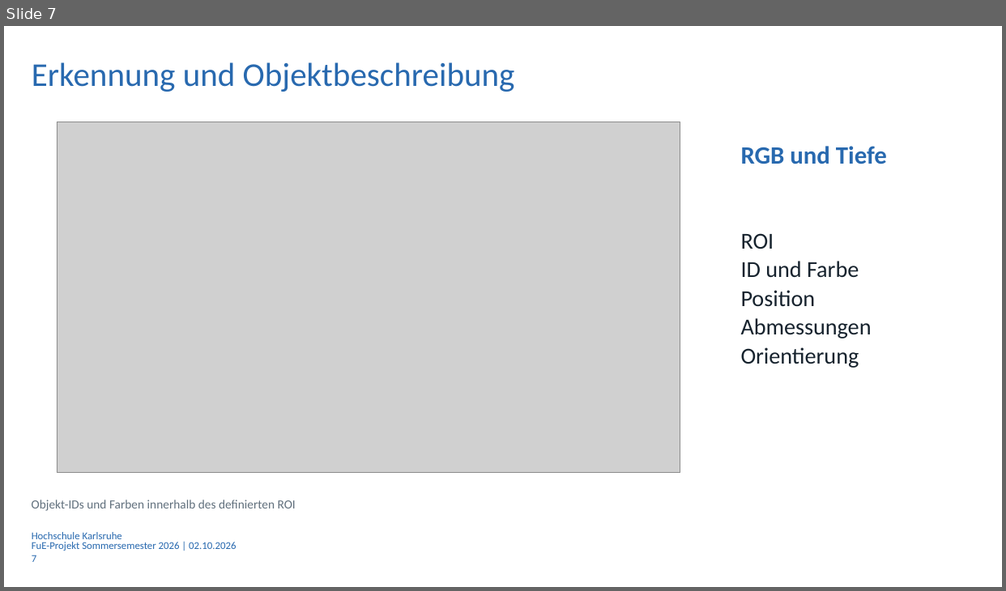
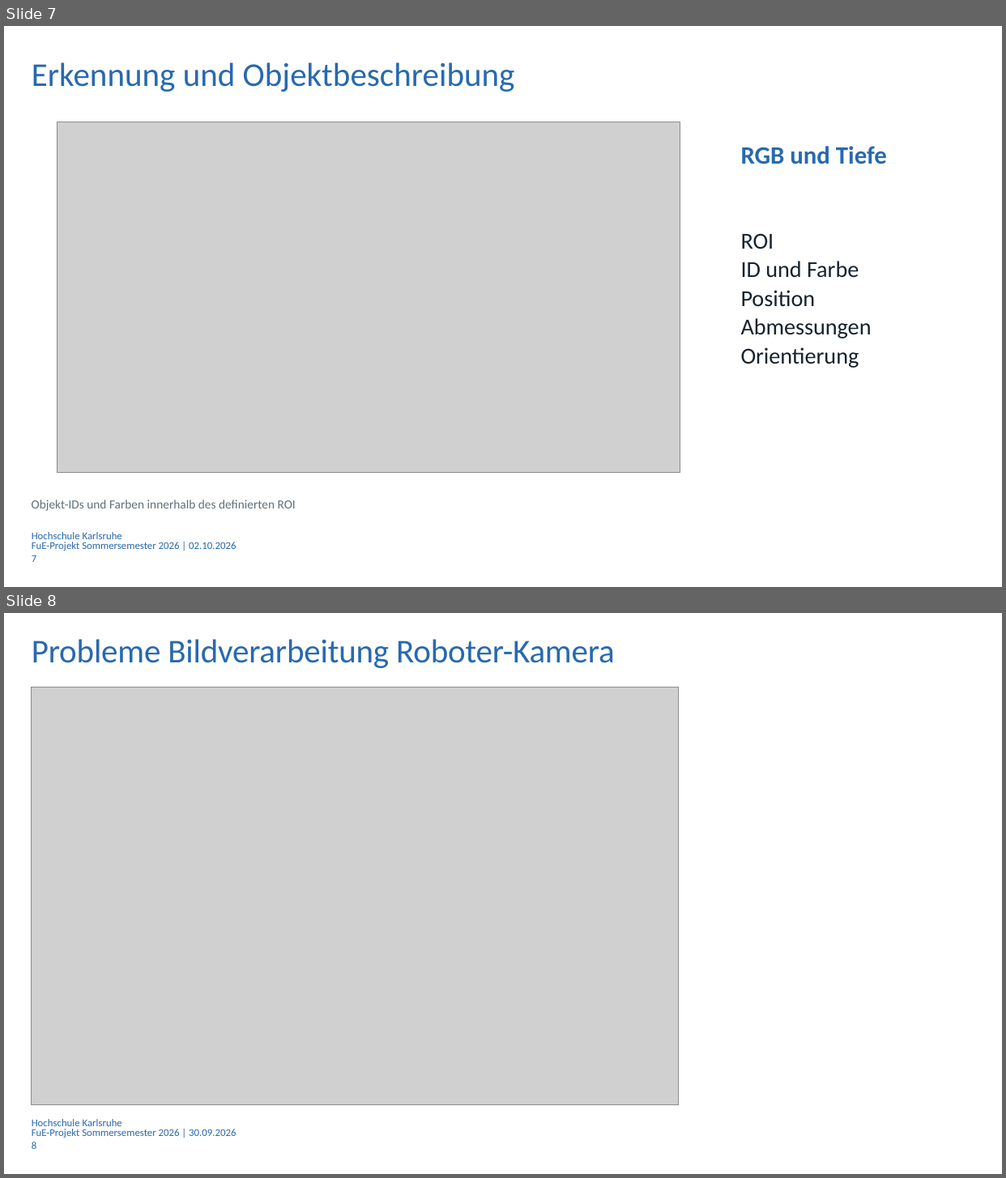
Before and after one commit to Luze212/roboter_tetris, a slide deck: Projektbericht/Presentation/Abschlussprasentation_RoboterTetris_V01.pptx. Shown one above the other, each under a label of ours: slide 7 before the commit, slides 7 and 8 after it. The pictures are 1006x591 and 1006x1178 pixels, drawn with LibreOffice and Linux fonts; fonts in the diff are those of the drawing; grey boxes stand for pictures; background and template pictures are left out. Boxes give left, top, right and bottom in pixels: in the first picture for what was removed or moved away, otherwise in the second. Text is boxed around its words. In the diff, an @@ line names an element or a change of style, - is before the commit and + after.

```diff
--- a/Projektbericht/Presentation/Abschlussprasentation_RoboterTetris_V01.pptx
+++ b/Projektbericht/Presentation/Abschlussprasentation_RoboterTetris_V01.pptx
@@ slide 8 added at (x1=4, y1=613, x2=1002, y2=1174), background #FFFFFF @@
@@ text added at (x1=32, y1=639, x2=615, y2=668), 32 pt, text #2869AF @@
+Probleme Bildverarbeitung Roboter-Kamera
@@ picture added at (x1=31, y1=688, x2=678, y2=1105) @@
@@ text added at (x1=32, y1=1119, x2=122, y2=1130), 10 pt, text #2869AF @@
+Hochschule Karlsruhe
@@ text added at (x1=32, y1=1129, x2=236, y2=1138), 10 pt, text #2869AF @@
+FuE-Projekt Sommersemester 2026 | 30.09.2026
@@ page number added at (x1=32, y1=1142, x2=36, y2=1149), 10 pt, text #2869AF @@
+8
```
Also in this commit, not shown: 1 slide changed, 1 other slide added, 3 other files.
